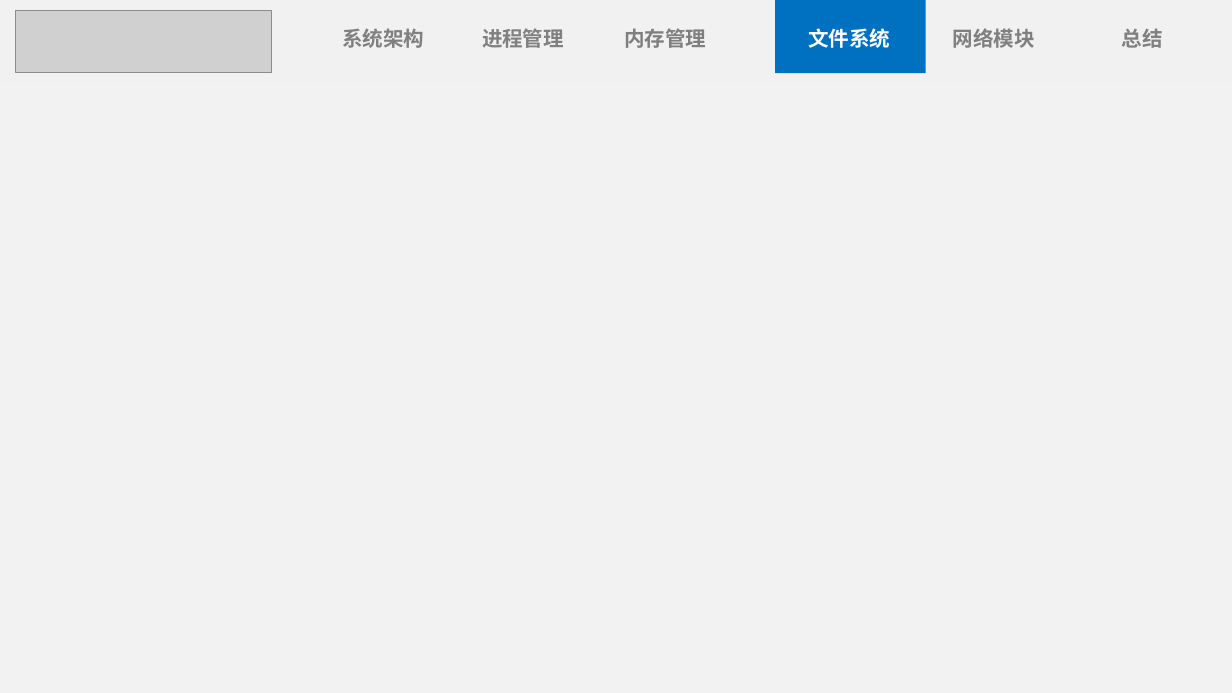
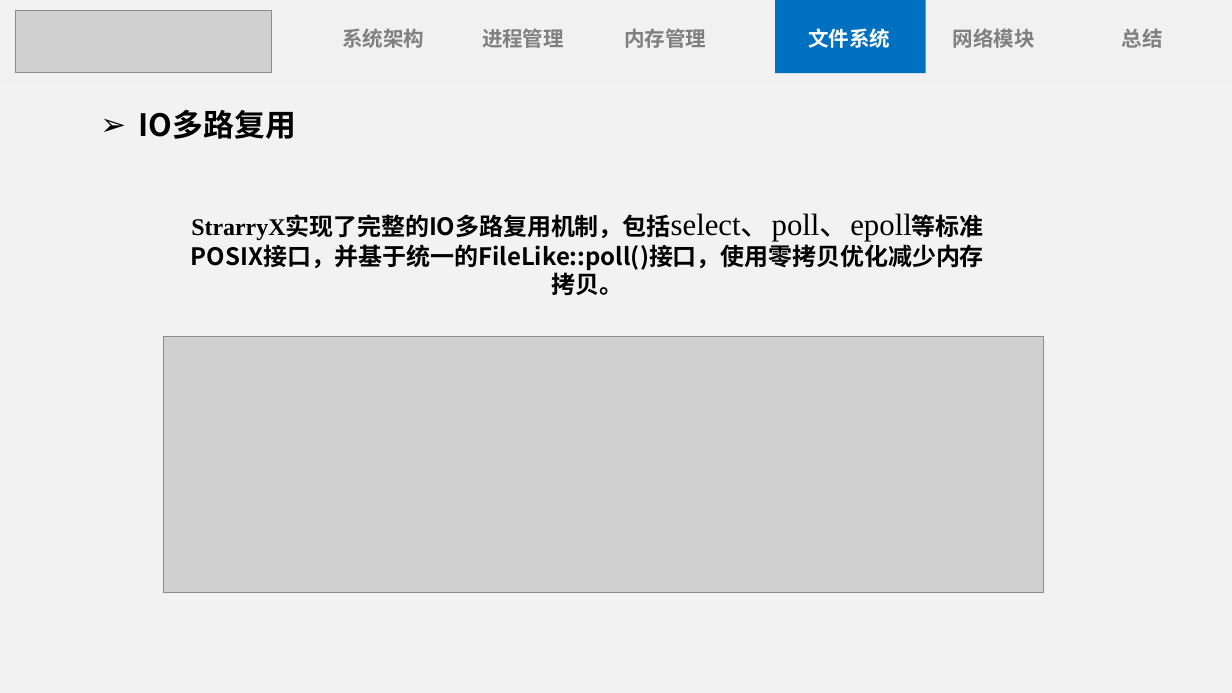
Before and after one commit to Anekoique/StarryX, a slide deck: slide 20 of docs/StarryX.pptx (slide 17 before the commit). Drawn at 1232x693 pixels with LibreOffice and Linux fonts; fonts in the diff are those of the drawing; grey boxes stand for pictures. Boxes give left, top, right and bottom in pixels: in the first picture for what was removed or moved away, otherwise in the second. Text is boxed around its words. In the diff, an @@ line names an element or a change of style, - is before the commit and + after.

```diff
--- a/docs/StarryX.pptx
+++ b/docs/StarryX.pptx
@@ text added at (x1=139, y1=110, x2=296, y2=139), 36 pt, text #000000, bold @@
+➢ IO多路复用
@@ text added at (x1=191, y1=213, x2=984, y2=295), 28 pt, text #000000, bold @@
+StrarryX实现了完整的IO多路复用机制，包括select、poll、epoll等标准POSIX接口，并基于统一的FileLike::poll()接口，使用零拷贝优化减少内存拷贝。
@@ picture added at (x1=163, y1=336, x2=1044, y2=593) @@
```
Also in this commit, not shown: 18 other slides changed, 3 slides added, 1 slide removed, 3 other files.
